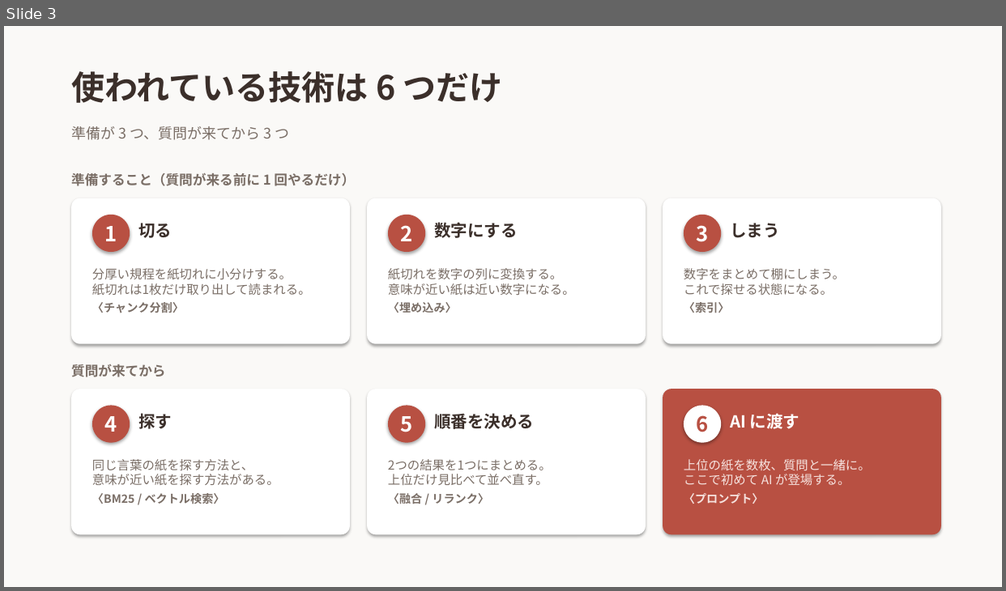
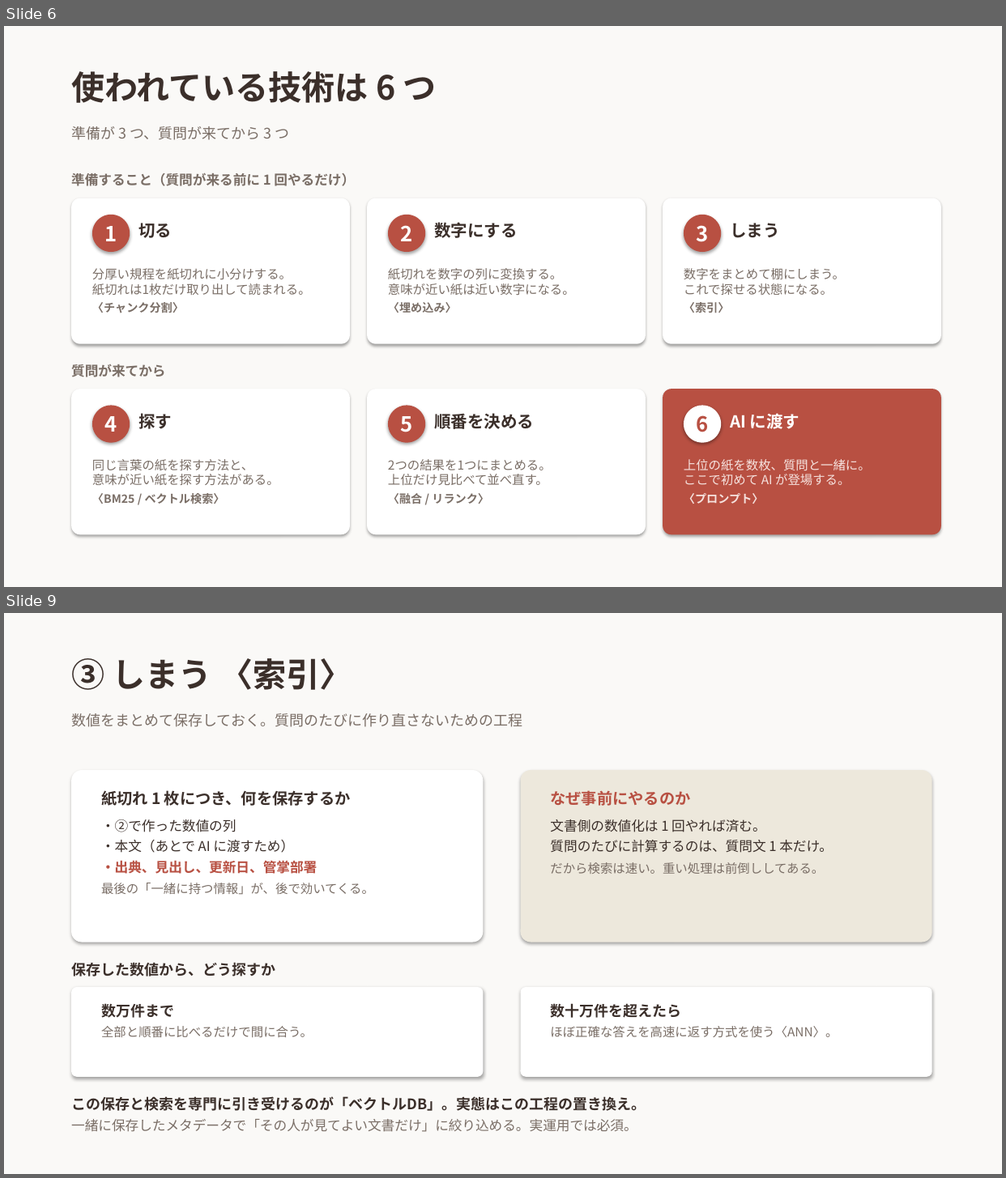
Before and after one commit to 20061111adg-debug/rag-workshop, a slide deck: docs/RAGとは.pptx. Shown one above the other, each under a label of ours: slide 3 before the commit, slides 6 and 9 after it; the slides between them are not shown. The pictures are 1006x591 and 1006x1178 pixels, drawn with LibreOffice and Linux fonts; fonts in the diff are those of the drawing. Boxes give left, top, right and bottom in pixels: in the first picture for what was removed or moved away, otherwise in the second. Text is boxed around its words. In the diff, an @@ line names an element or a change of style, - is before the commit and + after.

Commit message:
スライドを RAG の説明だけに再構成し、HTML版を削除する
「RAGとは何か」という題に対して、中身の半分が本プロジェクトの検証結果になっていた。
題と内容が合っていないため、説明だけに絞って組み直した。

本編12枚 ＋ 付録4枚。
名前の分解から始め、なぜ必要か、ファインチューニングとの違い、
AIは検索していない、技術要素6つ、①〜⑥の各工程、まとめ、という順序。
埋め込みの深掘り3枚は付録に回した。

まとめは「社内に入れるなら」という説明していない話になっていたため、
話した内容を振り返る形に作り直した。

HTML版は削除した。pptx と同じ内容を手で二重管理する必要があり、
実際に一度、片方だけ修正して食い違う事故が起きたため。
GitHub 上では HTML が表示されないので共有用としても機能しない。

```diff
--- a/docs/RAGとは.pptx
+++ b/docs/RAGとは.pptx
@@ slide 9 added at [4,613,1002,1174], background #FAF9F7 @@
@@ text added at [71,658,352,690], 32 pt, text #3B2F2A, bold @@
+③ しまう 〈索引〉
@@ text added at [71,713,522,727], 14 pt, text #7A6E66 @@
+数値をまとめて保存しておく。質問のたびに作り直さないための工程
@@ rounded rectangle added at [71,770,484,943], fill #FFFFFF @@
@@ rounded rectangle added at [521,770,932,943], fill #EDE8DC @@
@@ text added at [101,790,374,895], 13 pt, text #3B2F2A @@
+紙切れ 1 枚につき、何を保存するか
+・②で作った数値の列
+・本文（あとで AI に渡すため）
+・出典、見出し、更新日、管掌部署
+最後の「一緒に持つ情報」が、後で効いてくる。
@@ text added at [550,790,833,874], 13 pt, text #3B2F2A @@
+なぜ事前にやるのか
+文書側の数値化は 1 回やれば済む。
+質問のたびに計算するのは、質問文 1 本だけ。
+だから検索は速い。重い処理は前倒ししてある。
@@ text added at [71,962,275,977], 14 pt, text #3B2F2A, bold @@
+保存した数値から、どう探すか
@@ rounded rectangle added at [71,987,484,1077], fill #FFFFFF @@
@@ rounded rectangle added at [521,987,932,1077], fill #FFFFFF @@
@@ text added at [101,1003,313,1037], 12 pt, text #7A6E66 @@
+数万件まで
+全部と順番に比べるだけで間に合う。
@@ text added at [550,1003,837,1037], 12 pt, text #7A6E66 @@
+数十万件を超えたら
+ほぼ正確な答えを高速に返す方式を使う〈ANN〉。
@@ text added at [71,1097,646,1132], 13 pt, text #7A6E66 @@
+この保存と検索を専門に引き受けるのが「ベクトルDB」。実態はこの工程の置き換え。
+一緒に保存したメタデータで「その人が見てよい文書だけ」に絞り込める。実運用では必須。
@@ what was slide 3 is now slide 6 @@
@@ slide 6 changed as well @@
@@ text at [71,71,437,103]: text changed @@
-使われている技術は 6 つだけ
+使われている技術は 6 つ
```
Also in this commit, not shown: 4 other slides changed, 10 other slides added, 5 slides removed, 1 other file.
